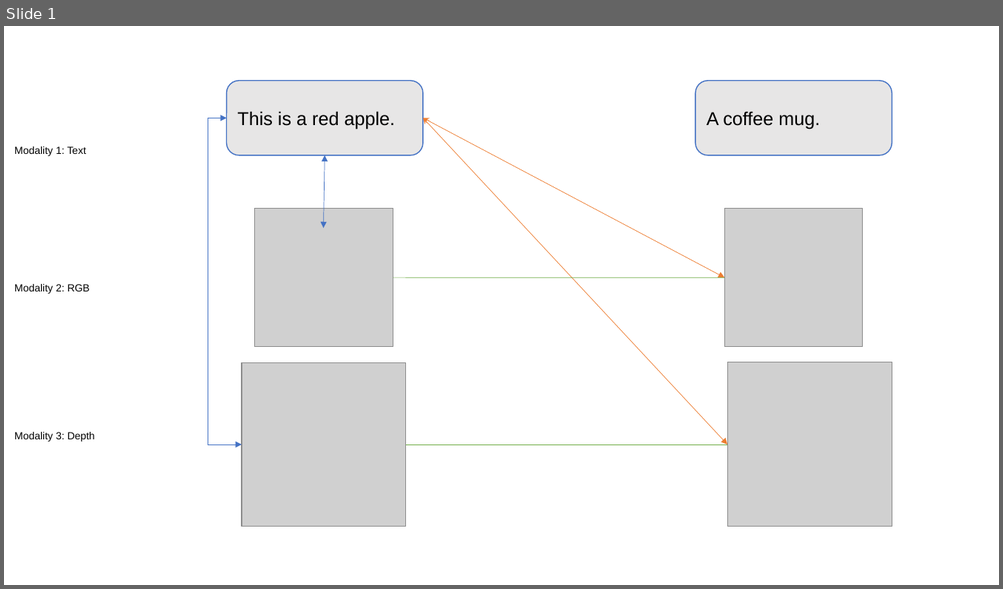
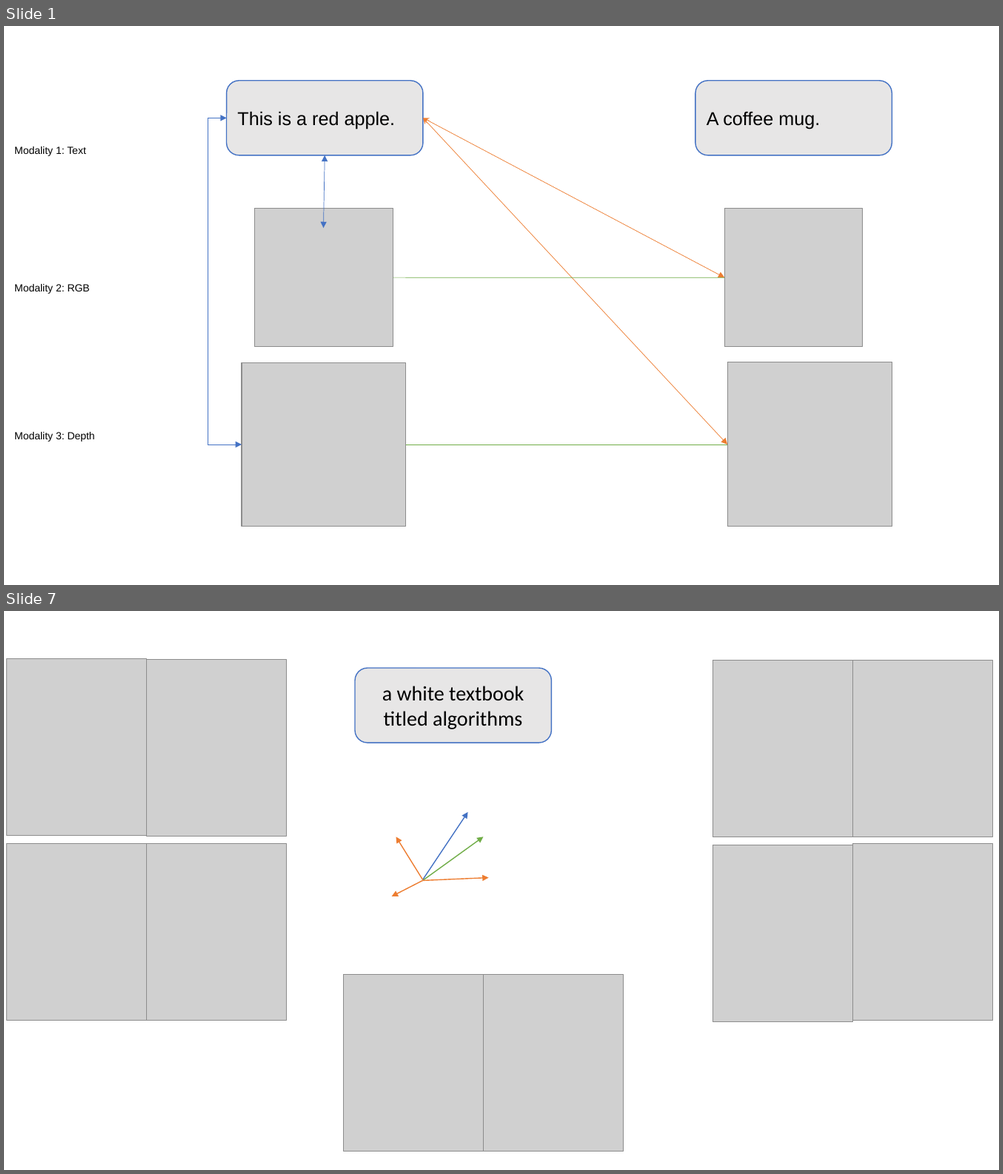
Before and after one commit to kasraprime/EMMA, a slide deck: Paper/Figures/MMA-paper.pptx. Shown one above the other, each under a label of ours: slide 1 before the commit, slides 1 and 7 after it; the slides between them are not shown. The pictures are 1003x589 and 1003x1174 pixels, drawn with LibreOffice and Linux fonts; fonts in the diff are those of the drawing; grey boxes stand for pictures. Boxes give left, top, right and bottom in pixels: in the first picture for what was removed or moved away, otherwise in the second. Text is boxed around its words. In the diff, an @@ line names an element or a change of style, - is before the commit and + after.

```diff
--- a/Paper/Figures/MMA-paper.pptx
+++ b/Paper/Figures/MMA-paper.pptx
@@ slide 7 added at [4, 611, 999, 1170], background #FFFFFF @@
@@ picture added at [7, 659, 147, 835] @@
@@ picture added at [147, 660, 286, 836] @@
@@ rounded rectangle added at [355, 668, 551, 742], fill #E7E6E6, outline #4472C4 1 pt, 20 pt, text #000000 @@
+a white textbook titled algorithms
@@ picture added at [713, 661, 852, 837] @@
@@ picture added at [853, 661, 993, 837] @@
@@ arrow added from (423, 880) to (468, 812), #4472C4 1 pt @@
@@ picture added at [7, 844, 147, 1021] @@
@@ picture added at [147, 844, 286, 1021] @@
@@ arrow added from (423, 880) to (395, 837), #ED7D31 1 pt @@
@@ arrow added from (423, 881) to (483, 837), #70AD47 1 pt @@
@@ picture added at [713, 846, 852, 1022] @@
@@ picture added at [853, 844, 993, 1021] @@
@@ arrow added from (423, 881) to (392, 897), #ED7D31 1 pt @@
@@ arrow added from (423, 881) to (488, 878), #ED7D31 1 pt @@
@@ picture added at [344, 975, 483, 1152] @@
@@ picture added at [483, 975, 623, 1152] @@
```
Also in this commit, not shown: 1 slide changed, 7 other slides added, 16 other files.
